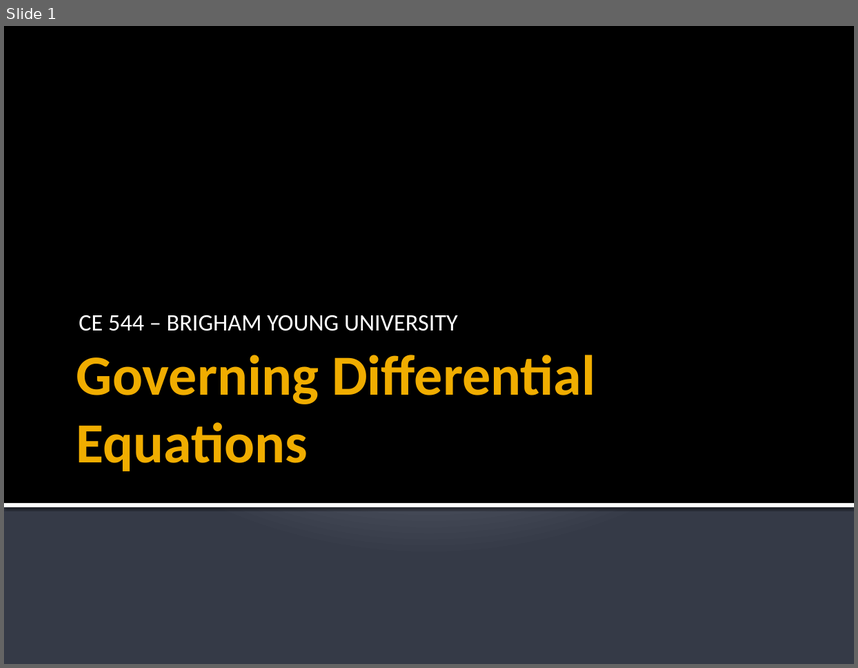
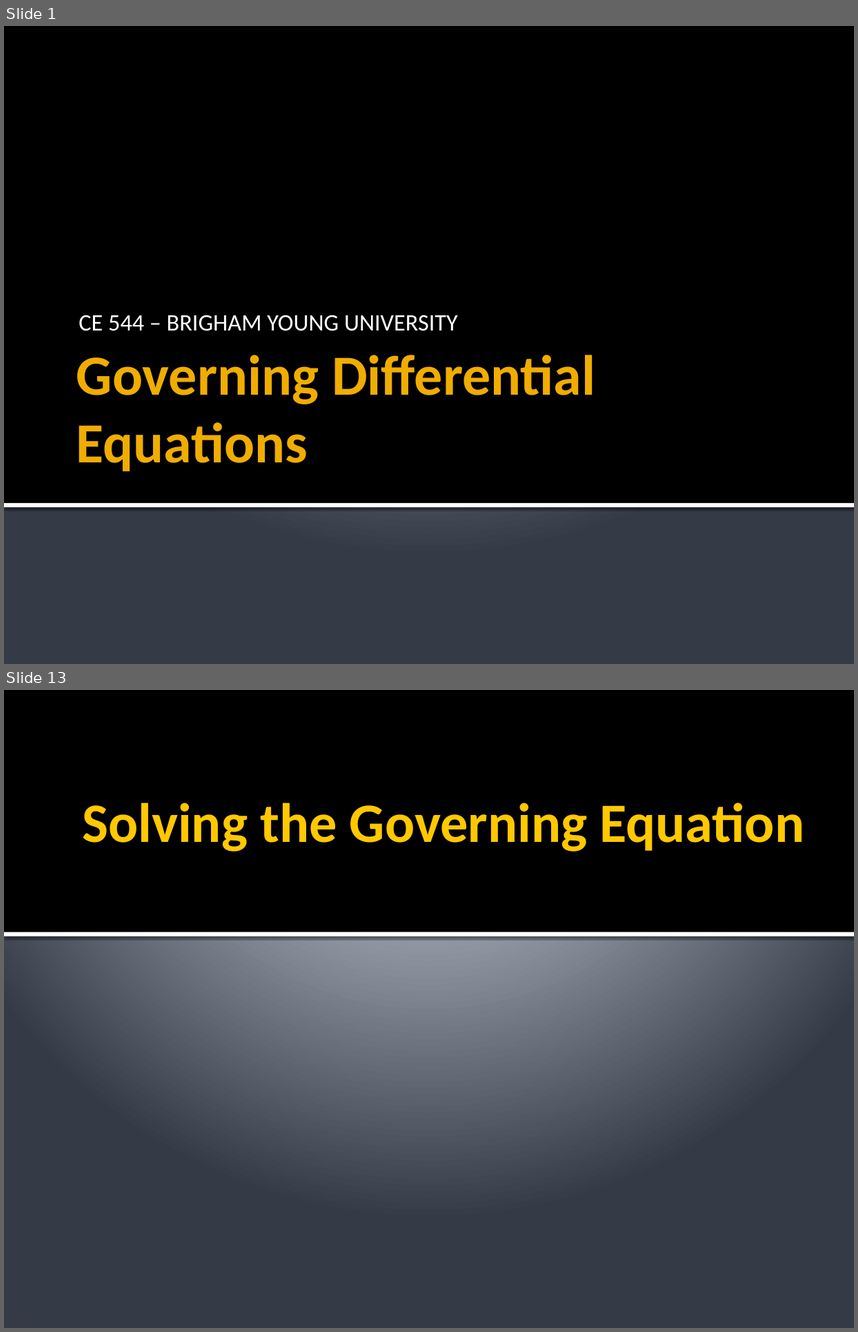
Before and after one commit to njones61/ce544, a slide deck: docs/unit1/05_goveqs/governing equations.pptx. Shown one above the other, each under a label of ours: slide 1 before the commit, slides 1 and 13 after it; the slides between them are not shown. The pictures are 858x668 and 858x1332 pixels, drawn with LibreOffice and Linux fonts; fonts in the diff are those of the drawing. Boxes give left, top, right and bottom in pixels: in the first picture for what was removed or moved away, otherwise in the second. Text is boxed around its words. In the diff, an @@ line names an element or a change of style, - is before the commit and + after.

```diff
--- a/docs/unit1/05_goveqs/governing equations.pptx
+++ b/docs/unit1/05_goveqs/governing equations.pptx
@@ slide 13 added at (4, 690, 854, 1328), background gradient #C1C5D3 to #BFC4D2 to #353B47 @@
@@ rectangle added at (4, 690, 854, 932), fill #000000 @@
@@ title added at (82, 802, 805, 851), 47 pt, text #FFC800, bold @@
+Solving the Governing Equation
@@ rectangle added at (4, 932, 854, 936), fill #FFFFFF @@
```
Also in this commit, not shown: 10 slides changed, 5 other slides added, 4 slides removed, 1 other file.
